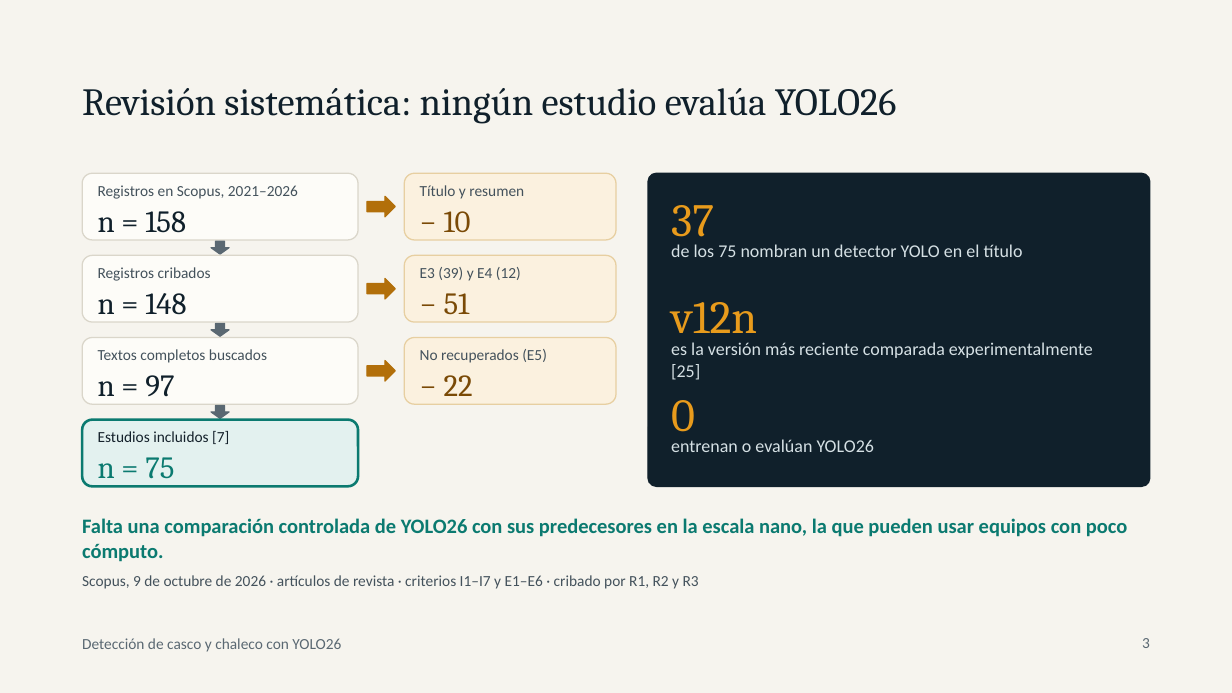
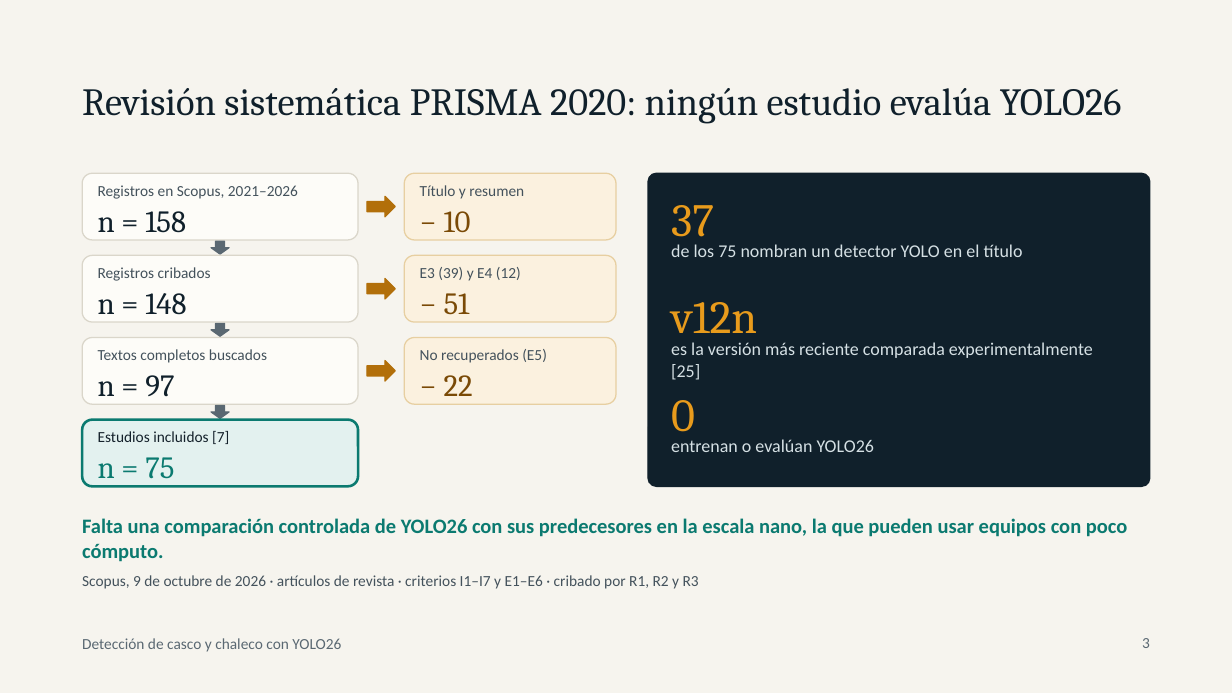
Before and after one commit to agajinformatica/Vision_por_computadora, a slide deck: slide 3 of TRABAJO GRUPAL/doc-borrador/Presentacion_Paper_EPP_YOLO26.pptx. Drawn at 1232x693 pixels with LibreOffice and Linux fonts; fonts in the diff are those of the drawing. Boxes give left, top, right and bottom in pixels: in the first picture for what was removed or moved away, otherwise in the second. Text is boxed around its words. In the diff, an @@ line names an element or a change of style, - is before the commit and + after.

```diff
--- a/TRABAJO GRUPAL/doc-borrador/Presentacion_Paper_EPP_YOLO26.pptx
+++ b/TRABAJO GRUPAL/doc-borrador/Presentacion_Paper_EPP_YOLO26.pptx
@@ title at (82, 88, 1122, 124): text changed @@
-Revisión sistemática: ningún estudio evalúa YOLO26
+Revisión sistemática PRISMA 2020: ningún estudio evalúa YOLO26
```
Also in this commit, not shown: 7 other slides changed, 1 slide removed.
